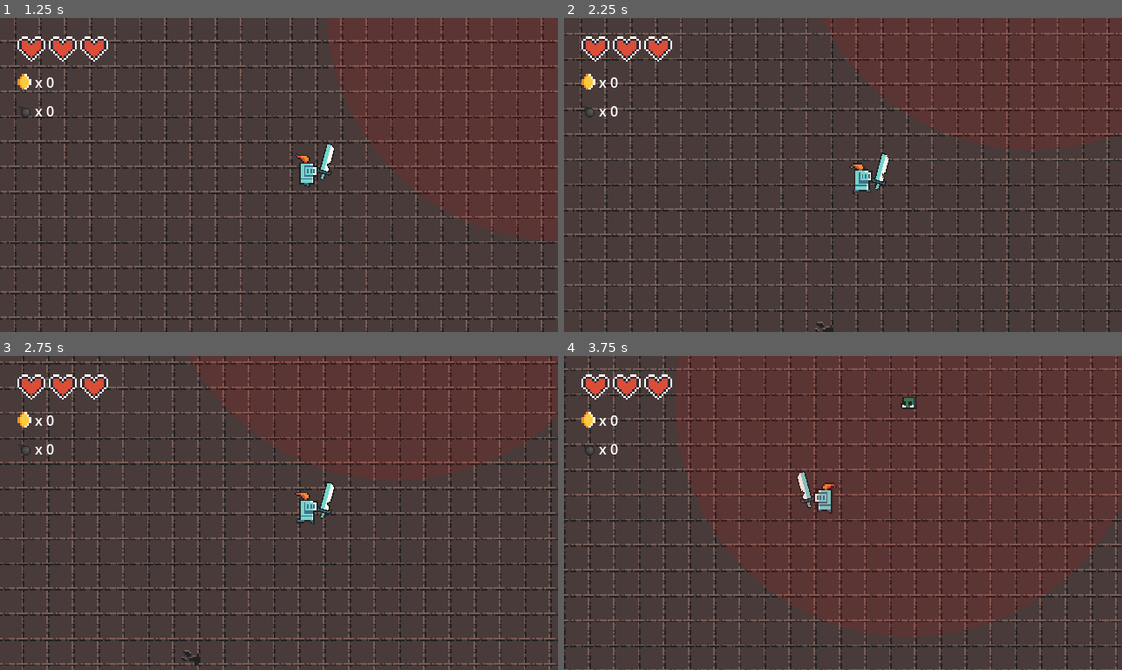
Above: before the commit, frames 1-4 (two rows, left to right).
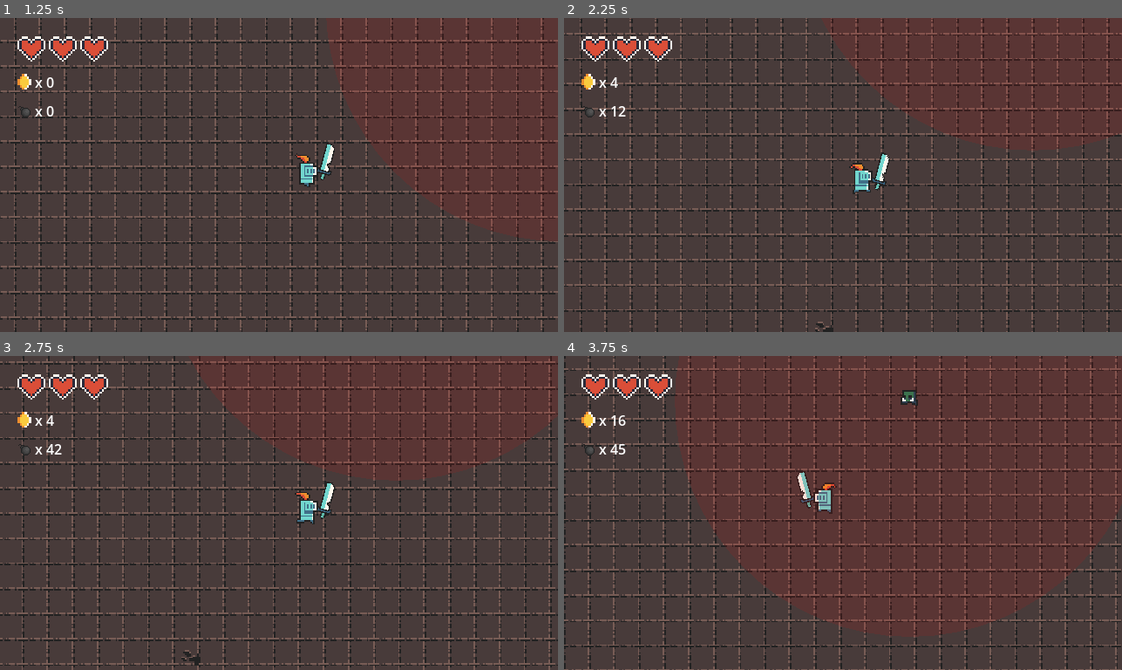
Above: after the commit, the same moments.

Repository: dadifr/Mobile_comp_Godot
Game: Godot game, scene res://scenes/world.tscn
Same seed, same stepped clock (60 frames per second), same inputs: the game is played once before the commit and once after it.
Inputs:
- Up to frame 1 (1.25 s): hold Right (ui_right) from 0.53 s (still down); tap Space (attack) at 0.6 s
- Up to frame 2 (2.25 s): release Right (ui_right) at 1.28 s; hold Down (ui_down) 1.28-2.03 s; tap M at 1.35 s; hold Right (ui_right) from 2.03 s (still down); hold B from 2.03 s (still down)
- Up to frame 3 (2.75 s): keep holding Right (ui_right); keep holding B
- Up to frame 4 (3.75 s): release Right (ui_right) at 2.78 s; release B at 2.78 s; hold Up (ui_up) 2.78-3.53 s; tap Space (attack) at 2.85 s; hold Left (ui_left) from 3.53 s (still down); hold M from 3.53 s (still down)

Frame 1 is identical in both runs. In frame 2, less than 0.1% of the frame differs, in the area x 8-12%, y 18-32%; in frame 3, less than 0.1%; in frame 4, 0.3%, in the area x 8-64%, y 10-32%.
Error before the commit: Invalid assignment of property or key 'text' with value of type 'String' on a base object of type 'null instance'. (res://scripts/hud.gd:17)

Commit message:
fix animazioni

Diff:
--- a/scripts/goblin.gd
+++ b/scripts/goblin.gd
@@ -90,7 +90,7 @@
 
 	# 4. GESTIONE ANIMAZIONI
 	if velocity.length() > 0:
-		anim.play("walk")
+		anim.play("run")
 		if not is_investigating:
 			if velocity.x < 0:
 				anim.flip_h = true
--- a/scripts/hud.gd
+++ b/scripts/hud.gd
@@ -9,8 +9,8 @@
 @onready var hearts = $MarginContainer/StatsContainer/HBoxContainer.get_children()
 
 # Riferimenti alle Label
-@onready var coin_label = $StatsContainer/CoinRow/CoinLabel
-@onready var bomb_label = $StatsContainer/BombRow/BombLabel
+@onready var coin_label = $MarginContainer/StatsContainer/CoinRow/CoinLabel
+@onready var bomb_label = $MarginContainer/StatsContainer/BombRow/BombLabel
 
 # Funzione per aggiornare le monete
 func update_coins(amount):
